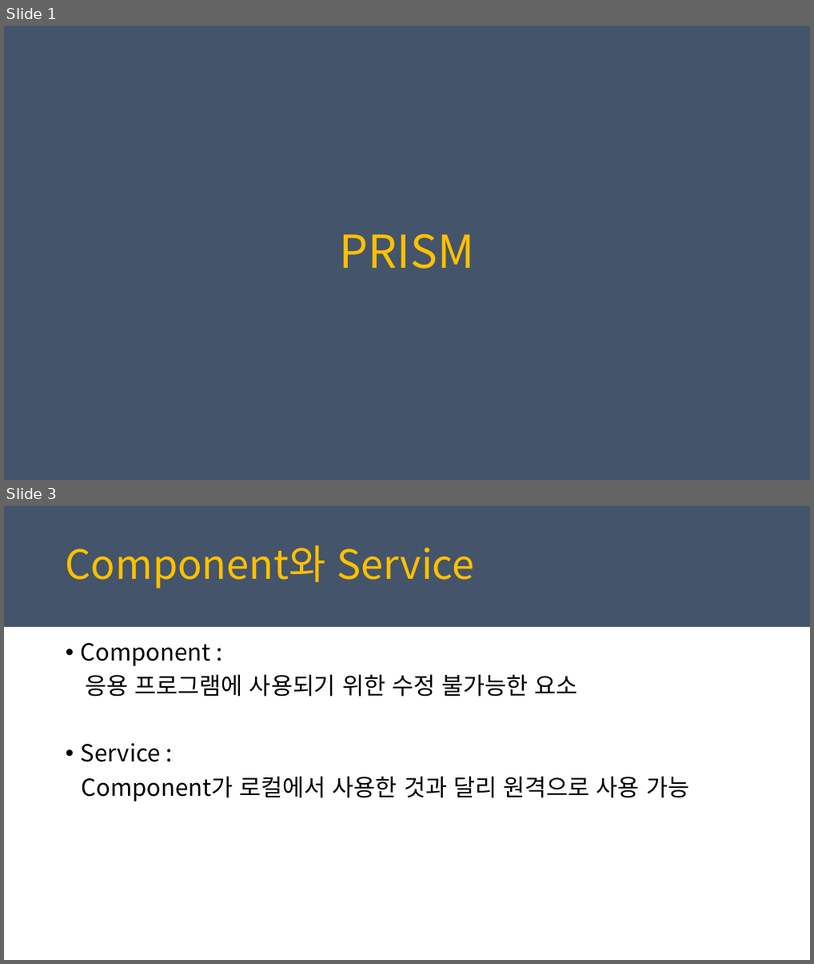
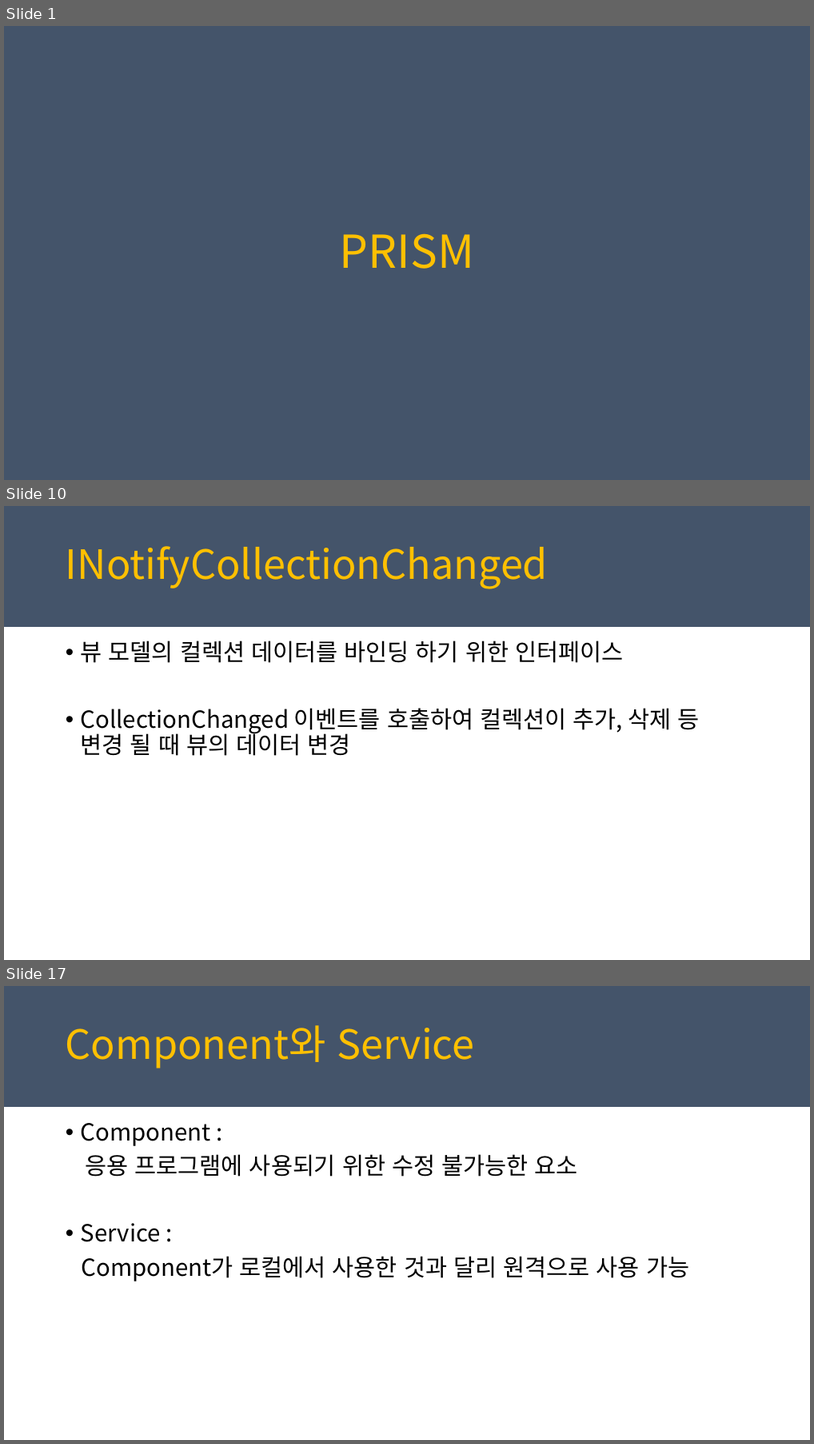
Before and after one commit to juniair/Summary-PPT, a slide deck: PRISM_최종.pptx. Shown one above the other, each under a label of ours: slides 1 and 3 before the commit, slides 1, 10 and 17 after it; the slides between them are not shown. The pictures are 814x964 and 814x1444 pixels, drawn with LibreOffice and Linux fonts; fonts in the diff are those of the drawing. Boxes give left, top, right and bottom in pixels: in the first picture for what was removed or moved away, otherwise in the second. Text is boxed around its words. In the diff, an @@ line names an element or a change of style, - is before the commit and + after.

```diff
--- a/PRISM_최종.pptx
+++ b/PRISM_최종.pptx
@@ slide 10 added at (4,506,810,960), background #FFFFFF; not listed: 1 template element that a slide beside it also shows @@
@@ text added at (66,546,548,589), 48 pt, text #FFC000 @@
+INotifyCollectionChanged
@@ text added at (81,640,700,756), 28 pt, text #000000 @@
+• 뷰 모델의 컬렉션 데이터를 바인딩 하기 위한 인터페이스
+• CollectionChanged 이벤트를 호출하여 컬렉션이 추가, 삭제 등 변경 될 때 뷰의 데이터 변경
@@ what was slide 3 is now slide 17 @@
```
Also in this commit, not shown: 7 slides changed, 27 other slides added, 3 slides removed, 3 other files.
